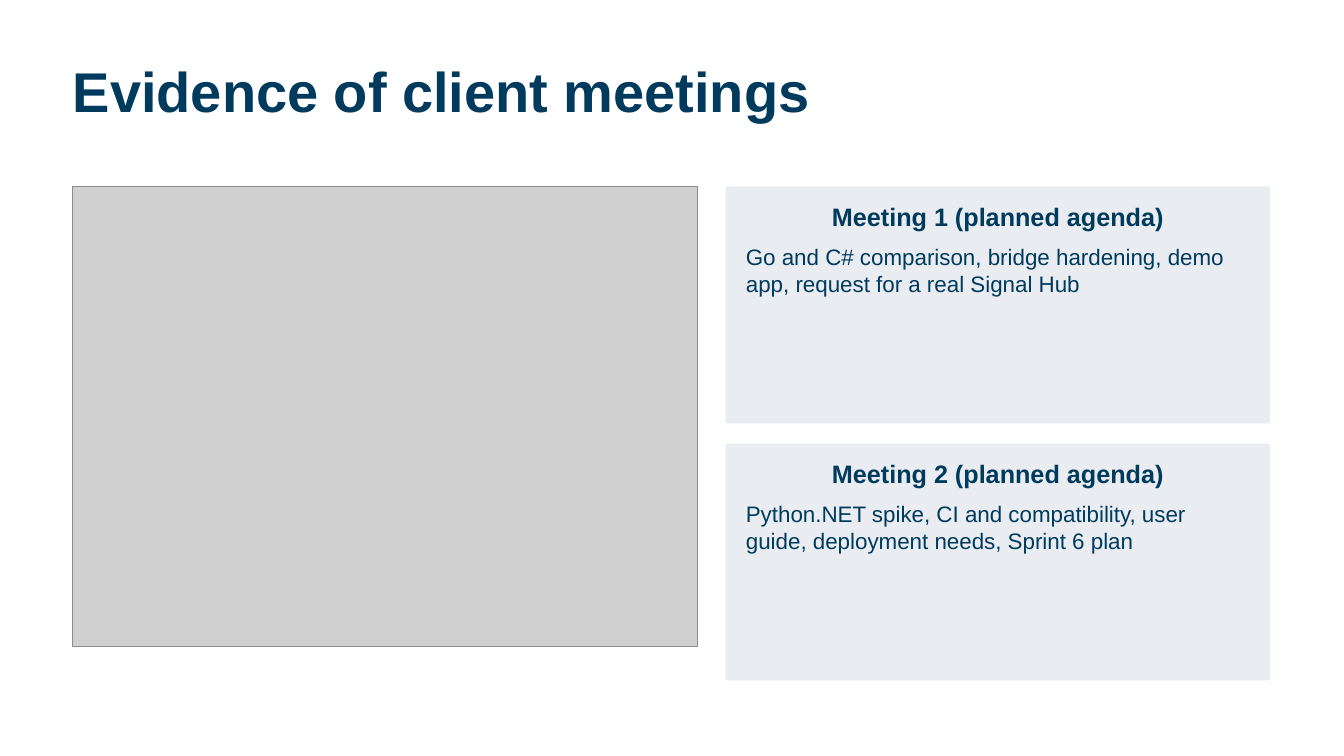
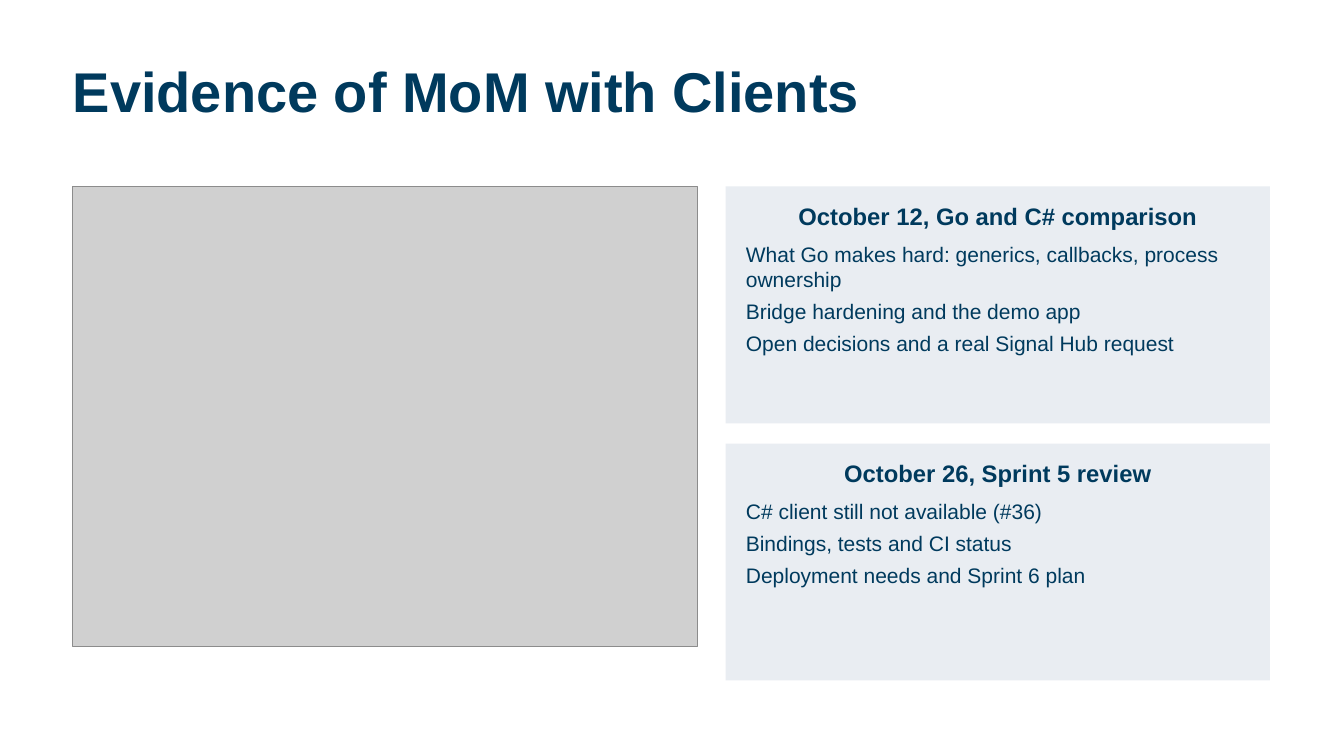
Before and after one commit to calebh13/sel-blueframe-sdk, a slide deck: slide 12 of Sprints/Sprint_5/Sprint 5 Presentation.pptx. Drawn at 1344x756 pixels with LibreOffice and Linux fonts; fonts in the diff are those of the drawing; grey boxes stand for pictures. Boxes give left, top, right and bottom in pixels: in the first picture for what was removed or moved away, otherwise in the second. Text is boxed around its words. In the diff, an @@ line names an element or a change of style, - is before the commit and + after.

Commit message:
Sprint 5 slides follow the video template, Darron placeholders

```diff
--- a/Sprints/Sprint_5/Sprint 5 Presentation.pptx
+++ b/Sprints/Sprint_5/Sprint 5 Presentation.pptx
@@ title at (73, 71, 858, 113): text changed @@
-Evidence of client meetings
+Evidence of MoM with Clients
@@ text in rectangle at (746, 207, 1218, 356): text changed; size 16 to 15 pt @@
-Meeting 1 (planned agenda)
-Go and C# comparison, bridge hardening, demo app, request for a real Signal Hub
+October 12, Go and C# comparison
+What Go makes hard: generics, callbacks, process ownership
+Bridge hardening and the demo app
+Open decisions and a real Signal Hub request
@@ text in rectangle at (746, 464, 1151, 588): text changed; size 16 to 15 pt @@
-Meeting 2 (planned agenda)
-Python.NET spike, CI and compatibility, user guide, deployment needs, Sprint 6 plan
+October 26, Sprint 5 review
+C# client still not available (#36)
+Bindings, tests and CI status
+Deployment needs and Sprint 6 plan
```
Also in this commit, not shown: 14 other slides changed, 1 other file.
